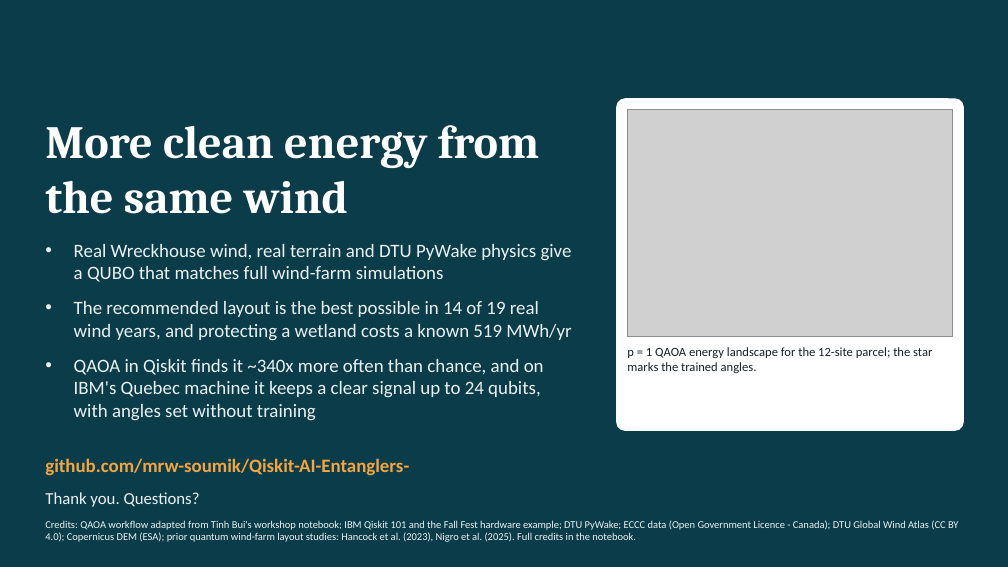
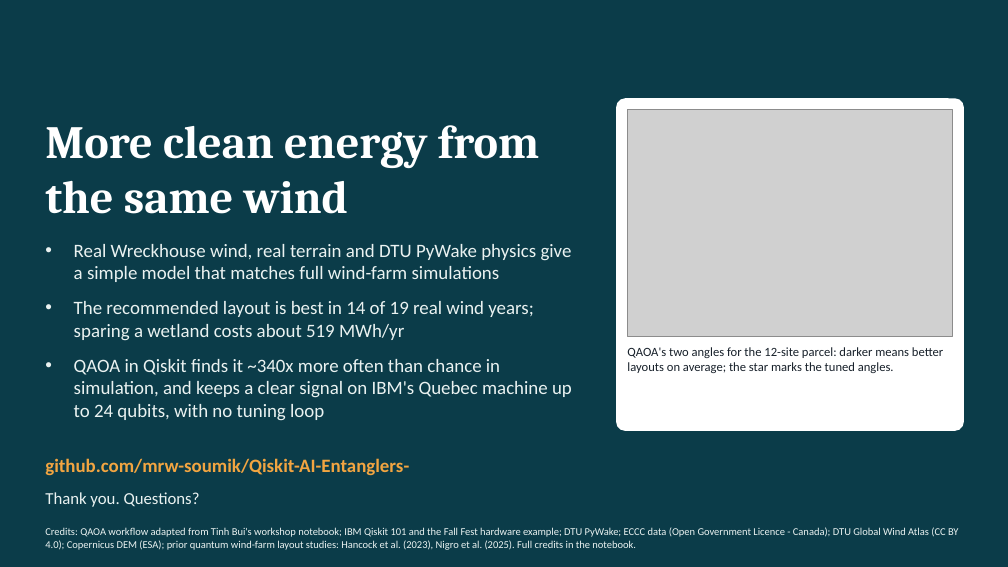
Before and after one commit to mrw-soumik/Qiskit-AI-Entanglers-, a slide deck: slide 16 of slides/WakeWise_NL_AI_Entanglers.pptx. Drawn at 1008x567 pixels with LibreOffice and Linux fonts; fonts in the diff are those of the drawing; grey boxes stand for pictures. Boxes give left, top, right and bottom in pixels: in the first picture for what was removed or moved away, otherwise in the second. Text is boxed around its words. In the diff, an @@ line names an element or a change of style, - is before the commit and + after.

```diff
--- a/slides/WakeWise_NL_AI_Entanglers.pptx
+++ b/slides/WakeWise_NL_AI_Entanglers.pptx
@@ text at bbox=[74, 244, 572, 421]: text changed @@
-• Real Wreckhouse wind, real terrain and DTU PyWake physics give a QUBO that matches full wind-farm simulations
-• The recommended layout is the best possible in 14 of 19 real wind years, and protecting a wetland costs a known 519 MWh/yr
-• QAOA in Qiskit finds it ~340x more often than chance, and on IBM's Quebec machine it keeps a clear signal up to 24 qubits, with angles set without training
+• Real Wreckhouse wind, real terrain and DTU PyWake physics give a simple model that matches full wind-farm simulations
+• The recommended layout is best in 14 of 19 real wind years; sparing a wetland costs about 519 MWh/yr
+• QAOA in Qiskit finds it ~340x more often than chance in simulation, and keeps a clear signal on IBM's Quebec machine up to 24 qubits, with no tuning loop
@@ text at bbox=[627, 347, 943, 373]: text changed @@
-p = 1 QAOA energy landscape for the 12-site parcel; the star marks the trained angles.
+QAOA's two angles for the 12-site parcel: darker means better layouts on average; the star marks the tuned angles.
@@ text "Credits: QAOA workflow adapted from ...": place and size @@
-text "Credits: QAOA workflow adapted from ..." at bbox=[45, 520, 959, 542]
+text "Credits: QAOA workflow adapted from ..." at bbox=[45, 527, 959, 550]
```
Also in this commit, not shown: 15 other slides changed, 2 other files.
